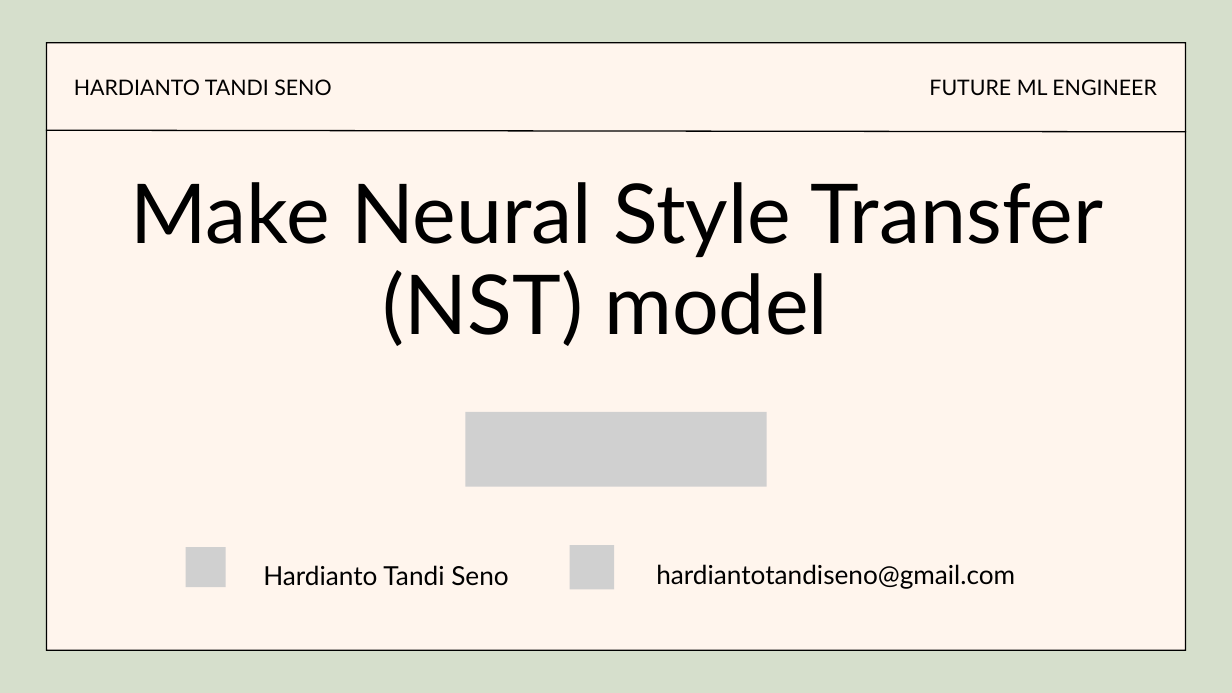
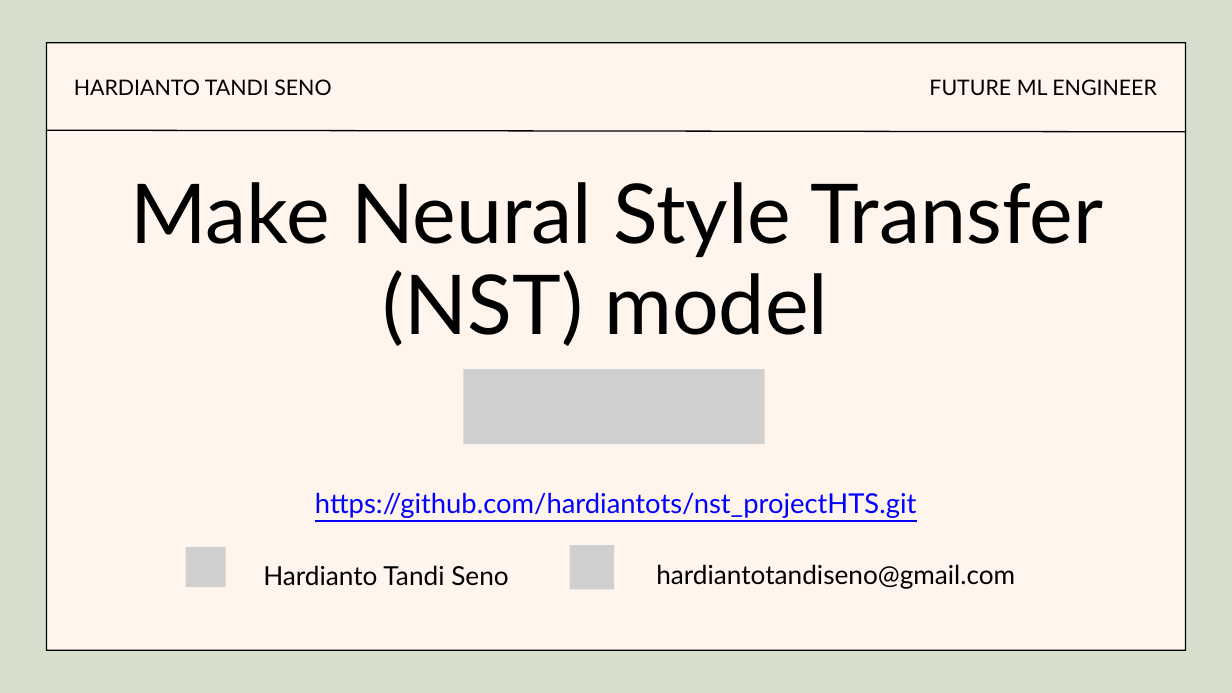
Before and after one commit to hardiantots/nst_projectHTS, a slide deck: slide 1 of NSTProject_HTS.pptx. Drawn at 1232x693 pixels with LibreOffice and Linux fonts; fonts in the diff are those of the drawing; grey boxes stand for pictures. Boxes give left, top, right and bottom in pixels: in the first picture for what was removed or moved away, otherwise in the second. Text is boxed around its words. In the diff, an @@ line names an element or a change of style, - is before the commit and + after.

Commit message:
add link github to ppt

```diff
--- a/NSTProject_HTS.pptx
+++ b/NSTProject_HTS.pptx
@@ picture: place and size @@
-picture at [465, 412, 766, 487]
+picture at [463, 369, 764, 444]
@@ text added at [315, 492, 916, 518], 32 pt, text #0000FF, underline @@
+https://github.com/hardiantots/nst_projectHTS.git
```
Also in this commit, not shown: 1 other slide changed.
